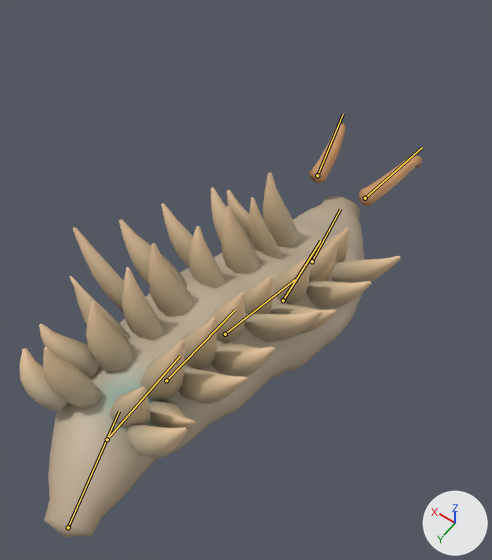
Renders of the glTF model assets/creatures/oil_slug/oil_slug.glb from each side of a commit.
Both versions are drawn from a 50 mm camera at (-0.396, 0.705, 1.095) aimed at (0.063, 0.063, 0.085). Arrows for +X, +Y and +Z are at lower right; the lights stay in place. The older version comes first. Both versions are drawn at frame 3 of the action 'hit_b'; the numbers are the values there. The bones that change, and the others that lie on the model, are drawn over the model as lines.

In view in the first picture: 'oil_slug'.
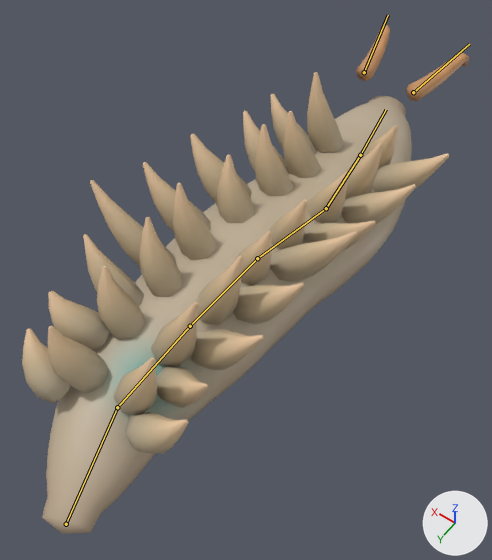
Pixel boxes [x1, y1, x2, y2] of what changed, in the pictures (492 x 560 px):
'oil_slug', posed (11% wider, 23% taller): before [20, 123, 422, 537]; after [22, 25, 469, 534]
bone 'spine0', root to tip: before (68, 527) to (119, 411); after (66, 524) to (117, 407)
bone 'spine1', root to tip: before (107, 439) to (180, 356); after (117, 407) to (190, 326)
bone 'spine2', root to tip: before (166, 380) to (235, 310); after (190, 326) to (257, 258)
bone 'spine3', root to tip: before (225, 334) to (295, 279); after (257, 258) to (326, 208)
bone 'spine4', root to tip: before (283, 300) to (320, 241); after (326, 208) to (360, 155)
bone 'spine5', root to tip: before (312, 261) to (340, 209); after (360, 155) to (386, 109)

What changed in the scene script:
```text
Change bone_spine0:
    where bone_spine0 = bpy.data.objects['Armature'].pose.bones['spine0']  # child of 'root'
    bone_spine0.location: (0.007, -0.04, -0.025) -> (0.0, -0.04, -0.013)
Change bone_spine1:
    where bone_spine1 = bpy.data.objects['Armature'].pose.bones['spine1']  # child of 'spine0'
    bone_spine1.location: (0.0, -0.041, 0.025) -> (0.0, 0.0, 0.0)
Change bone_spine2:
    where bone_spine2 = bpy.data.objects['Armature'].pose.bones['spine2']  # child of 'spine1'
    bone_spine2.location: (0.003, -0.039, -0.027) -> (0.0, 0.0, 0.0)
Change bone_spine3:
    where bone_spine3 = bpy.data.objects['Armature'].pose.bones['spine3']  # child of 'spine2'
    bone_spine3.location: (0.011, -0.039, -0.026) -> (0.0, 0.0, 0.0)
Change bone_spine4:
    where bone_spine4 = bpy.data.objects['Armature'].pose.bones['spine4']  # child of 'spine3'
    bone_spine4.location: (0.0, -0.039, 0.028) -> (0.0, 0.0, 0.0)
Change bone_spine5:
    where bone_spine5 = bpy.data.objects['Armature'].pose.bones['spine5']  # child of 'spine4'
    bone_spine5.location: (-0.021, -0.038, -0.02) -> (0.0, 0.0, 0.0)
```
